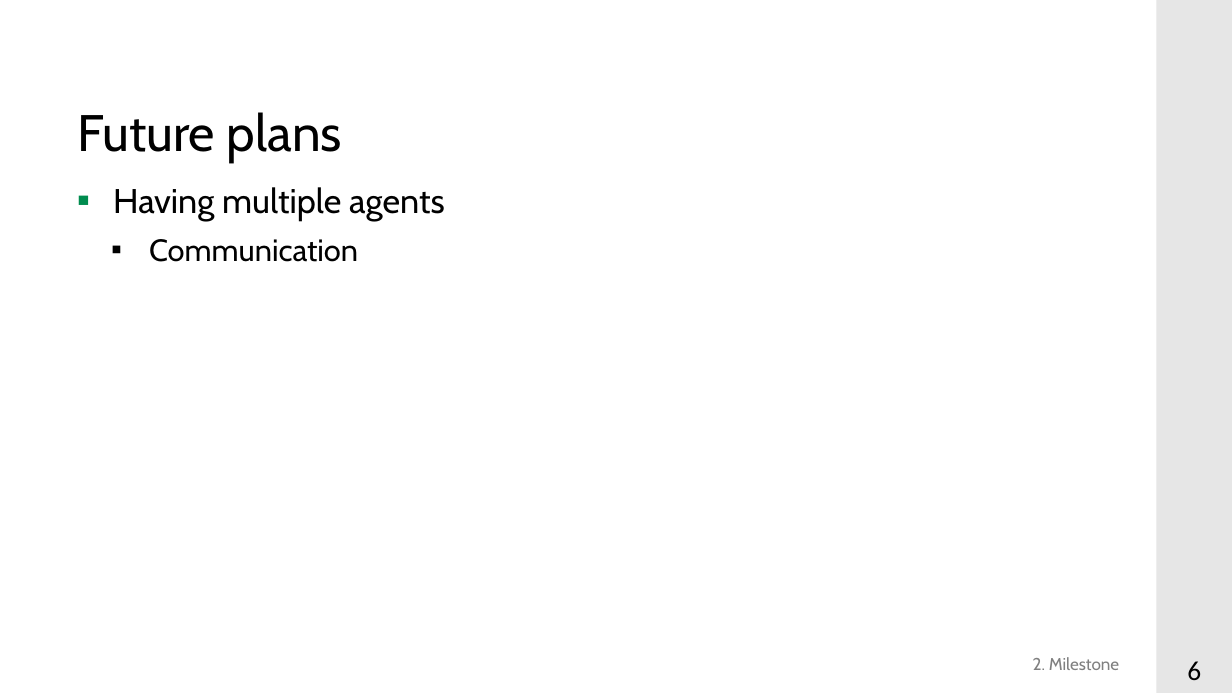
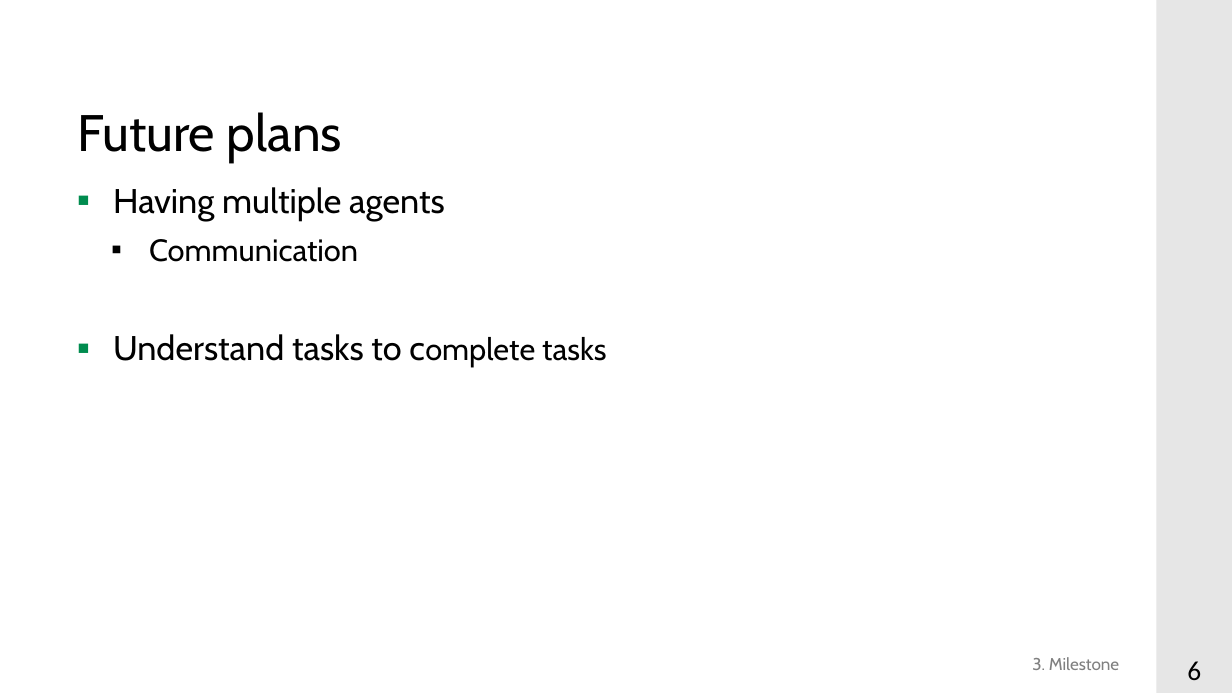
Before and after one commit to y-s18/projekt_im_bachelor, a slide deck: slide 6 of pptxs/Milestone3.pptx. Drawn at 1232x693 pixels with LibreOffice and Linux fonts; fonts in the diff are those of the drawing; background and template pictures are left out. Boxes give left, top, right and bottom in pixels: in the first picture for what was removed or moved away, otherwise in the second. Text is boxed around its words. In the diff, an @@ line names an element or a change of style, - is before the commit and + after.

```diff
--- a/pptxs/Milestone3.pptx
+++ b/pptxs/Milestone3.pptx
@@ text at [113, 334, 606, 361]: paragraph added @@
+▪ Understand tasks to complete tasks
@@ text at [1032, 657, 1119, 670]: text changed @@
-2. Milestone
+3. Milestone
```
Also in this commit, not shown: 4 other slides changed, 1 slide added, 1 slide removed.
